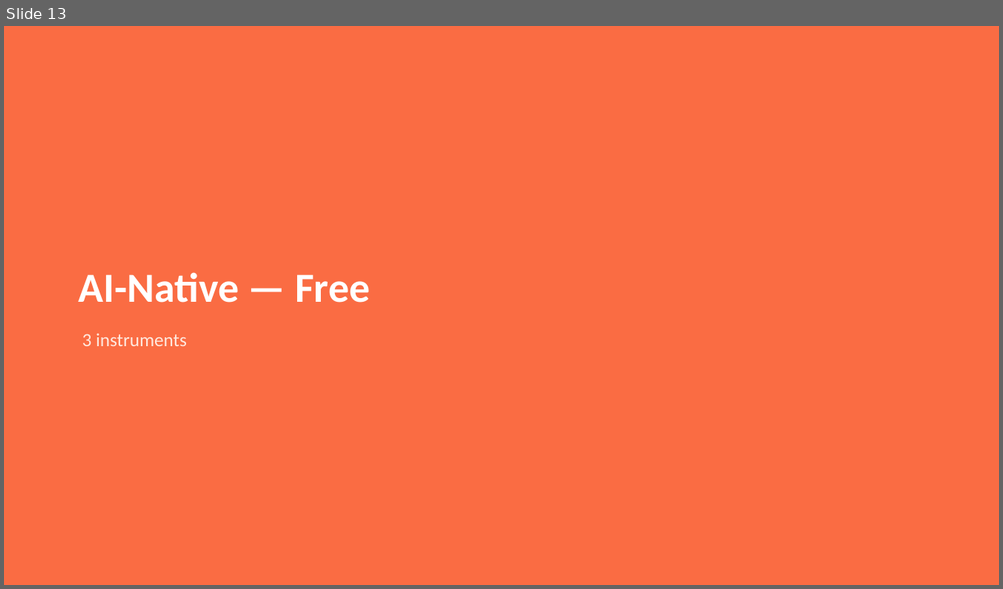
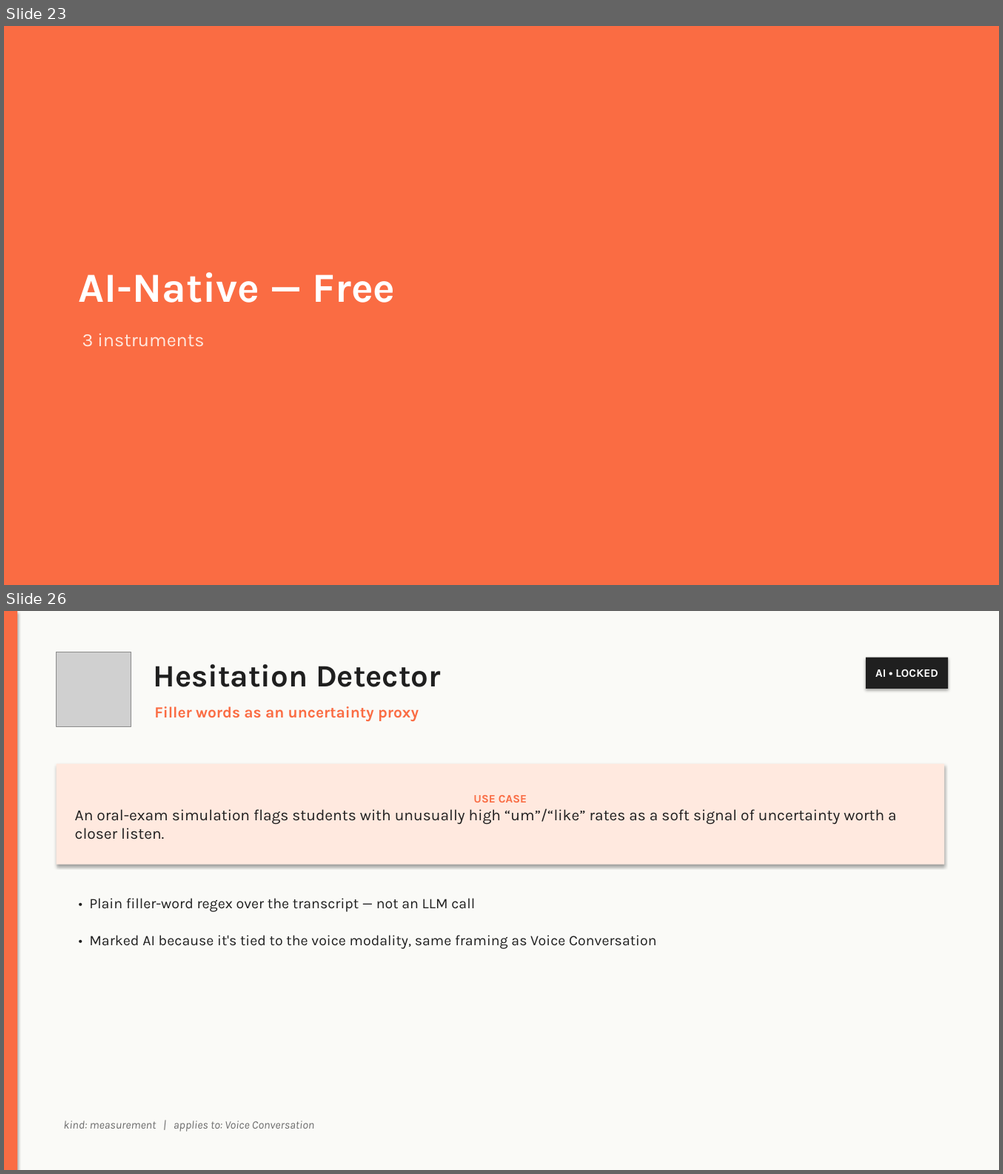
Before and after one commit to akilocorp/rag_platform, a slide deck: studio_instruments.pptx. Shown one above the other, each under a label of ours: slide 13 before the commit, slides 23 and 26 after it; the slides between them are not shown. The pictures are 1003x589 and 1003x1174 pixels, drawn with LibreOffice and Linux fonts; fonts in the diff are those of the drawing; grey boxes stand for pictures. Boxes give left, top, right and bottom in pixels: in the first picture for what was removed or moved away, otherwise in the second. Text is boxed around its words. In the diff, an @@ line names an element or a change of style, - is before the commit and + after.

```diff
--- a/studio_instruments.pptx
+++ b/studio_instruments.pptx
@@ slide 26 added at [4,611,999,1170], background #FFFFFF @@
@@ rectangle added at [4,611,999,1170], fill #FAFAF7 @@
@@ rectangle added at [4,611,17,1170], fill #FA6C43 @@
@@ picture added at [57,652,131,726] @@
@@ text added at [153,664,441,687], 30 pt, text #1F1F1F, bold @@
+Hesitation Detector
@@ rectangle added at [866,658,948,689], fill #1F1F1F, 11 pt, text #FFFFFF, bold @@
+AI • LOCKED
@@ text added at [154,706,418,722], 15 pt, text #FA6C43, bold @@
+Filler words as an uncertainty proxy
@@ rectangle added at [57,764,944,865], fill #FFE9DF, 15 pt, text #1F1F1F @@
+USE CASE
+An oral-exam simulation flags students with unusually high “um”/“like” rates as a soft signal of uncertainty worth a closer listen.
@@ text added at [89,898,475,912], 14 pt, text #1F1F1F @@
+• Plain filler-word regex over the transcript — not an LLM call
@@ text added at [89,935,657,949], 14 pt, text #1F1F1F @@
+• Marked AI because it's tied to the voice modality, same framing as Voice Conversation
@@ text added at [63,1121,314,1132], 11 pt, text #6B6B6B, italic @@
+kind: measurement | applies to: Voice Conversation
@@ what was slide 13 is now slide 23 @@
@@ slide 23 changed as well @@
@@ text "AI-Native — Free" at [79,272,395,303]: font Calibri to Karla @@
@@ text "3 instruments" at [82,334,204,346]: font Calibri to Karla @@
```
Also in this commit, not shown: 15 other slides changed, 17 other slides added, 8 slides removed.
